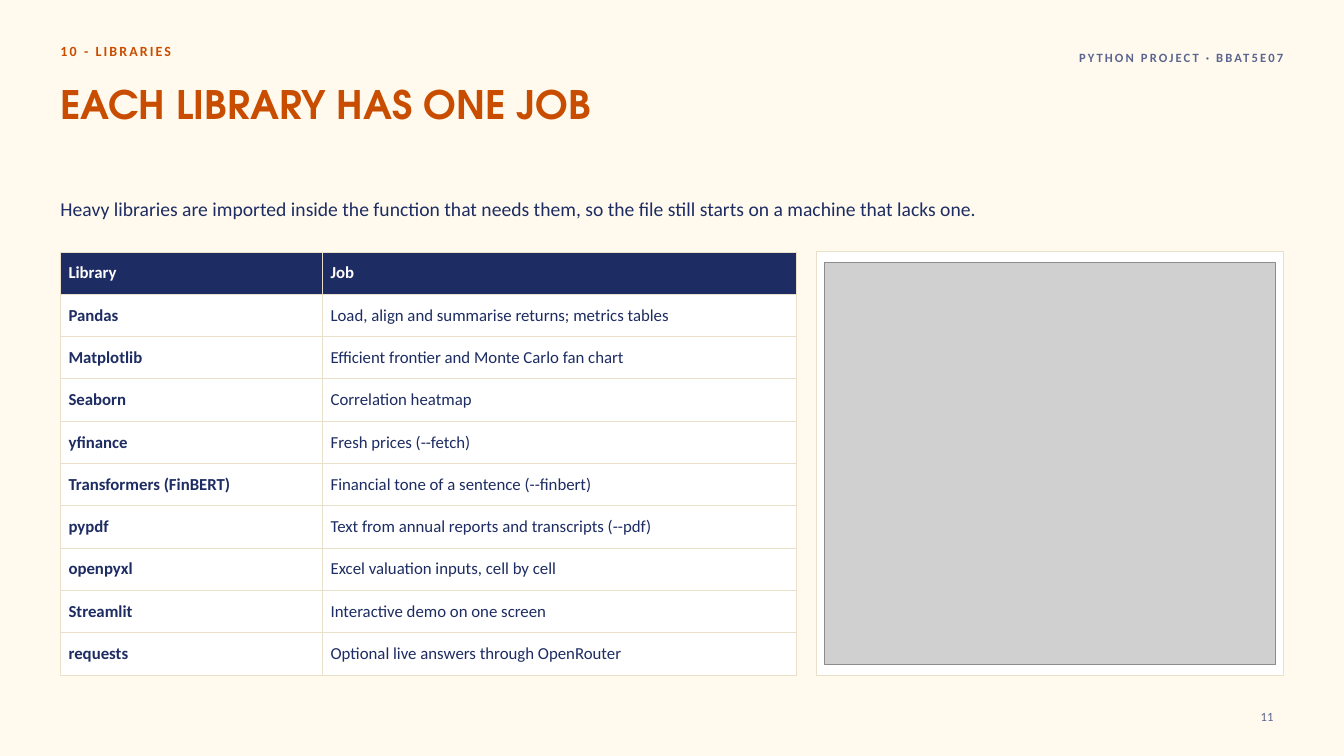
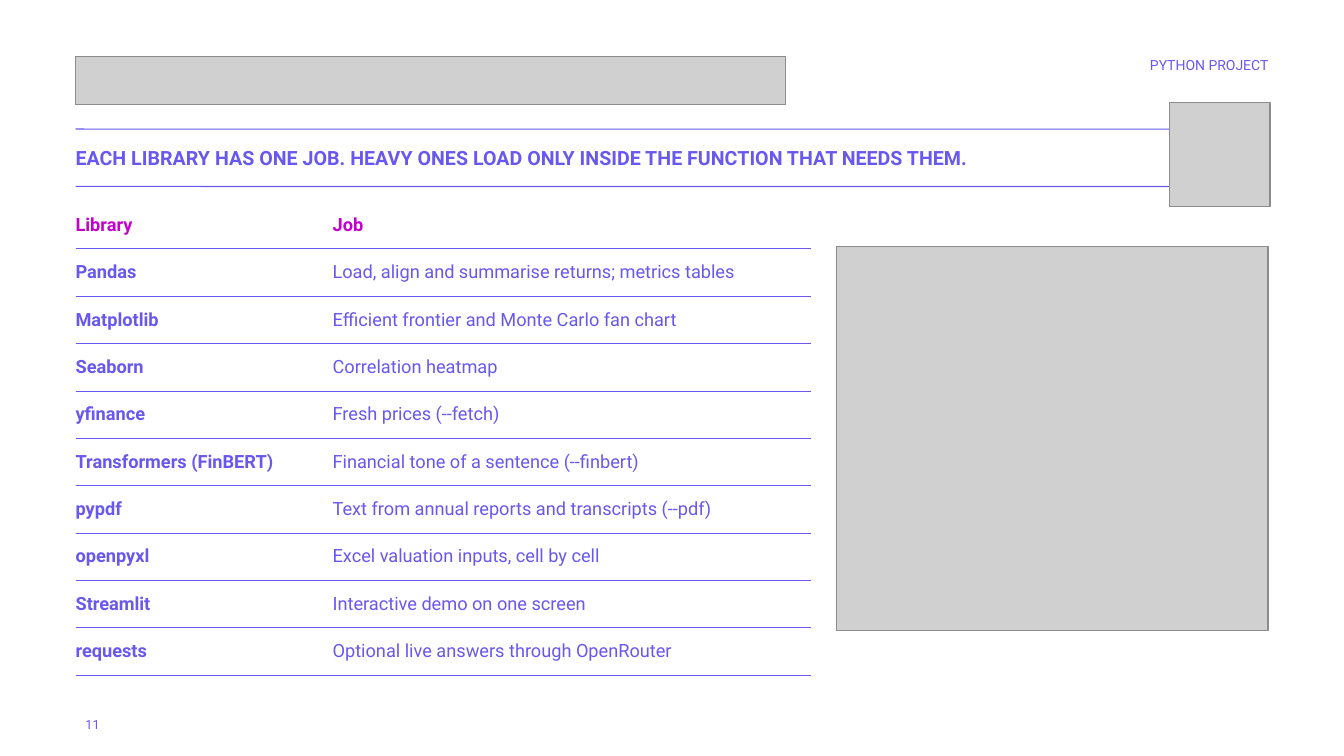
Before and after one commit to xXcromsom/sa-portfolio, a slide deck: slide 11 of deliverables/out/Python_Project_Deck.pptx. Drawn at 1344x756 pixels with LibreOffice and Linux fonts; fonts in the diff are those of the drawing; grey boxes stand for pictures; background and template pictures are left out. Boxes give left, top, right and bottom in pixels: in the first picture for what was removed or moved away, otherwise in the second. Text is boxed around its words. In the diff, an @@ line names an element or a change of style, - is before the commit and + after.

```diff
--- a/deliverables/out/Python_Project_Deck.pptx
+++ b/deliverables/out/Python_Project_Deck.pptx
@@ background #FFFAED to #FFFFFF @@
@@ text removed at <box>60,47,171,56</box> @@
-10 - LIBRARIES
@@ picture added at <box>76,56,785,105</box> @@
@@ title removed at <box>60,89,590,120</box> @@
-EACH LIBRARY HAS ONE JOB
@@ text at <box>1150,60,1269,70</box>: text changed; size 9 to 10 pt; font Calibri to Roboto; text colour #5A6590 to #6858EF; bold off @@
-PYTHON PROJECT · BBAT5E07
+PYTHON PROJECT
@@ picture added at <box>1170,103,1270,207</box> @@
@@ line added from (76, 129) to (1268, 129), #6858EF 0.75 pt @@
@@ text added at <box>76,151,967,165</box>, 14 pt, text #6858EF, bold @@
+EACH LIBRARY HAS ONE JOB. HEAVY ONES LOAD ONLY INSIDE THE FUNCTION THAT NEEDS THEM.
@@ text removed at <box>60,202,975,219</box> @@
-Heavy libraries are imported inside the function that needs them, so the file still starts on a machine that lacks one.
@@ table at <box>76,202,812,665</box> @@
@@ fill #1D2C62 to none in row 1 @@
@@ fill #FFFFFF to none in 18 cells @@
@@ size 12 to 13 pt, font Calibri to Roboto, text colour #1D2C62 to #6858EF @@
@@ text colour #FFFFFF to #C400CC in "Library", "Job" @@
@@ borders changed @@
@@ table: place and size @@
-table at <box>60,252,797,666</box>
+table at <box>76,202,812,665</box>
@@ line added from (76, 187) to (1268, 187), #6858EF 0.75 pt @@
@@ rectangle removed at <box>817,252,1284,676</box> @@
@@ picture: place and size @@
-picture at <box>825,263,1275,664</box>
+picture at <box>837,246,1268,631</box>
@@ page number: place and size @@
-page number at <box>1261,713,1274,721</box>
+page number at <box>85,720,99,729</box>
@@ page number at <box>85,720,99,729</box>: font Calibri to Roboto, text colour #5A6590 to #6858EF; alignment right to left @@
```
Also in this commit, not shown: 14 other slides changed, 1 slide added, 28 other files.
